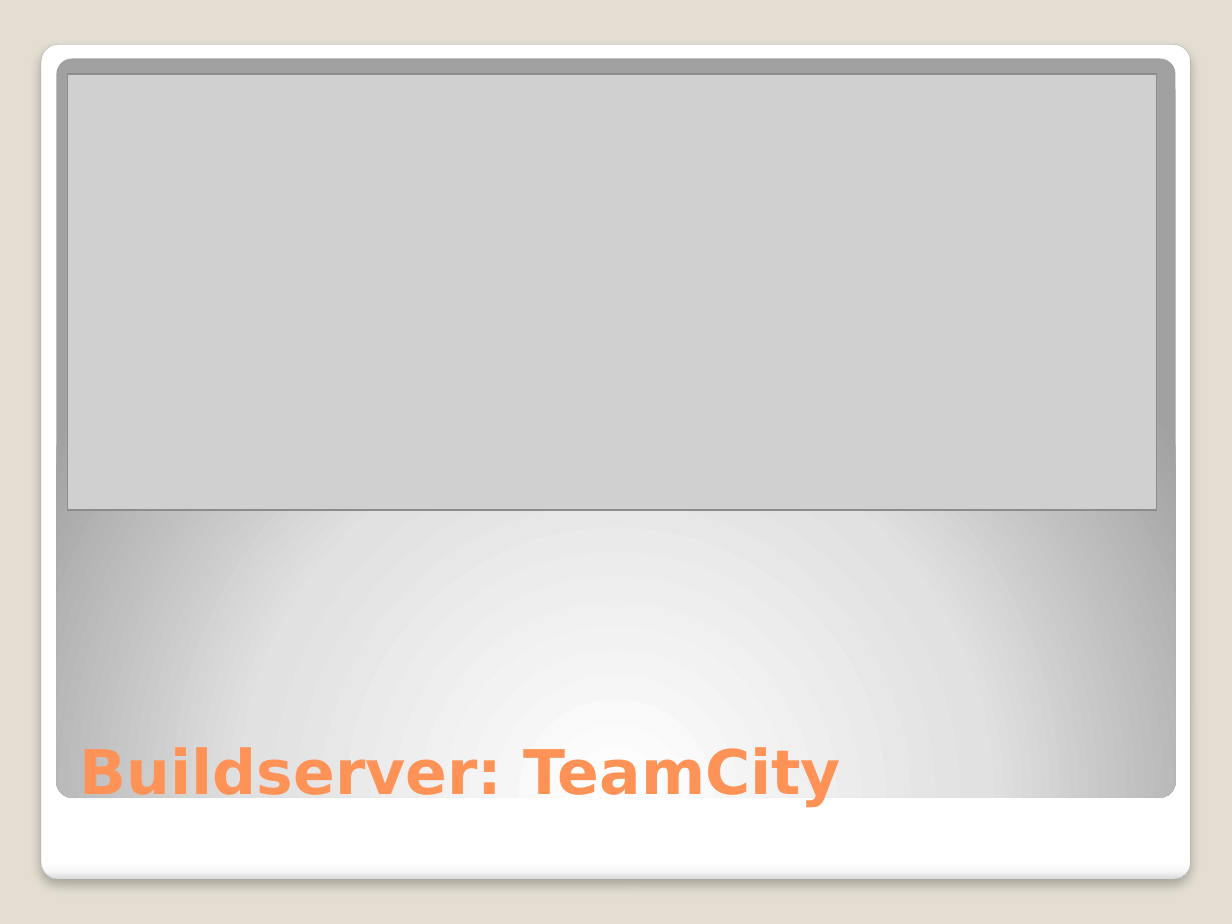
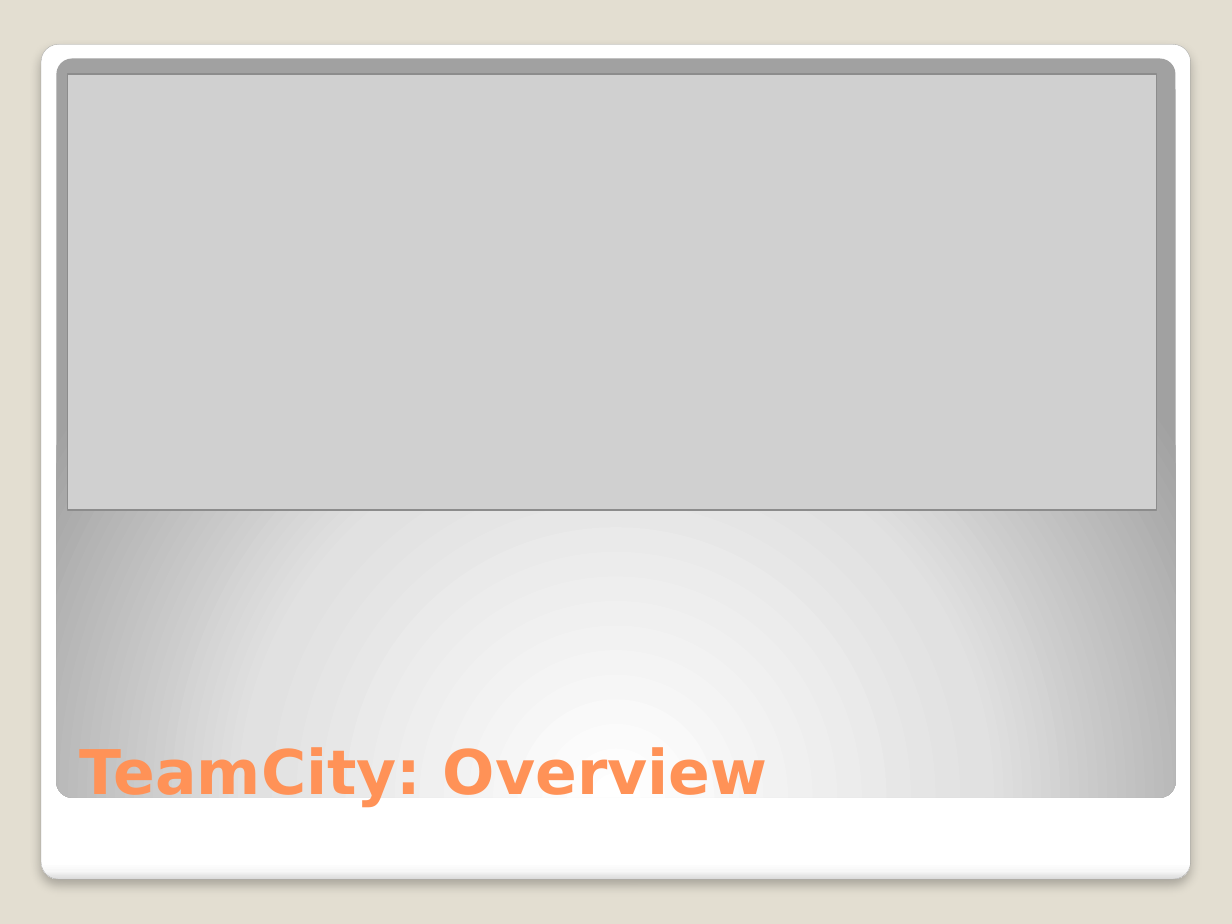
Before and after one commit to michelgrootjans/dkvlessonslearned, a slide deck: slide 36 of slides/Technical Session/Lessons learned.pptx. Drawn at 1232x924 pixels with LibreOffice and Linux fonts; fonts in the diff are those of the drawing; grey boxes stand for pictures. Boxes give left, top, right and bottom in pixels: in the first picture for what was removed or moved away, otherwise in the second. Text is boxed around its words. In the diff, an @@ line names an element or a change of style, - is before the commit and + after.

```diff
--- a/slides/Technical Session/Lessons learned.pptx
+++ b/slides/Technical Session/Lessons learned.pptx
@@ title at bbox=[80, 745, 767, 807]: text changed @@
-Buildserver: TeamCity
+TeamCity: Overview
```
Also in this commit, not shown: 6 other slides changed.
